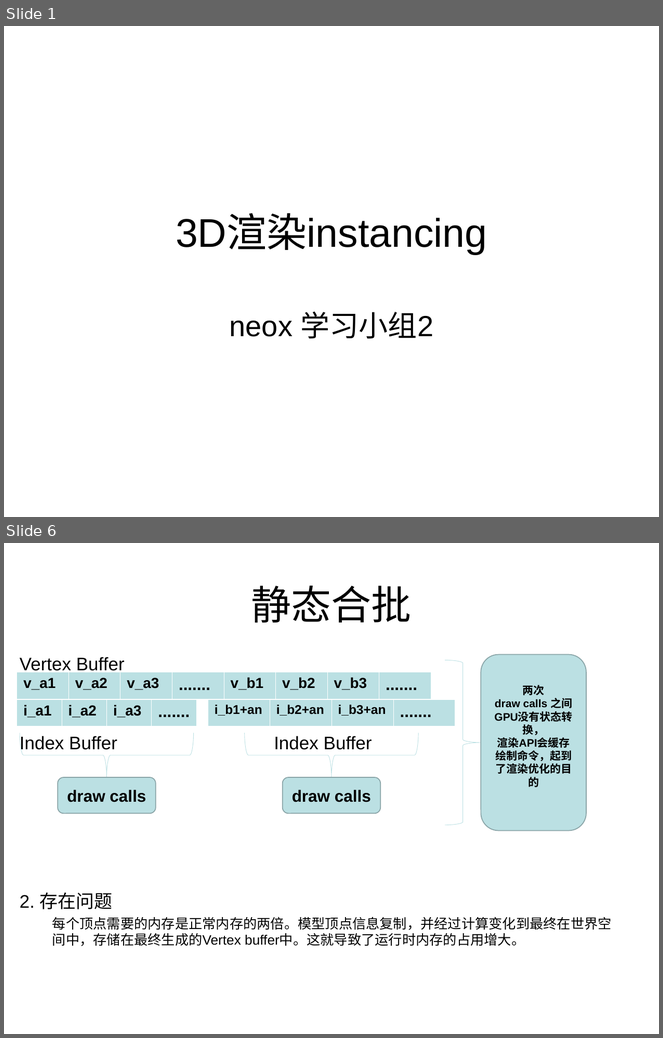
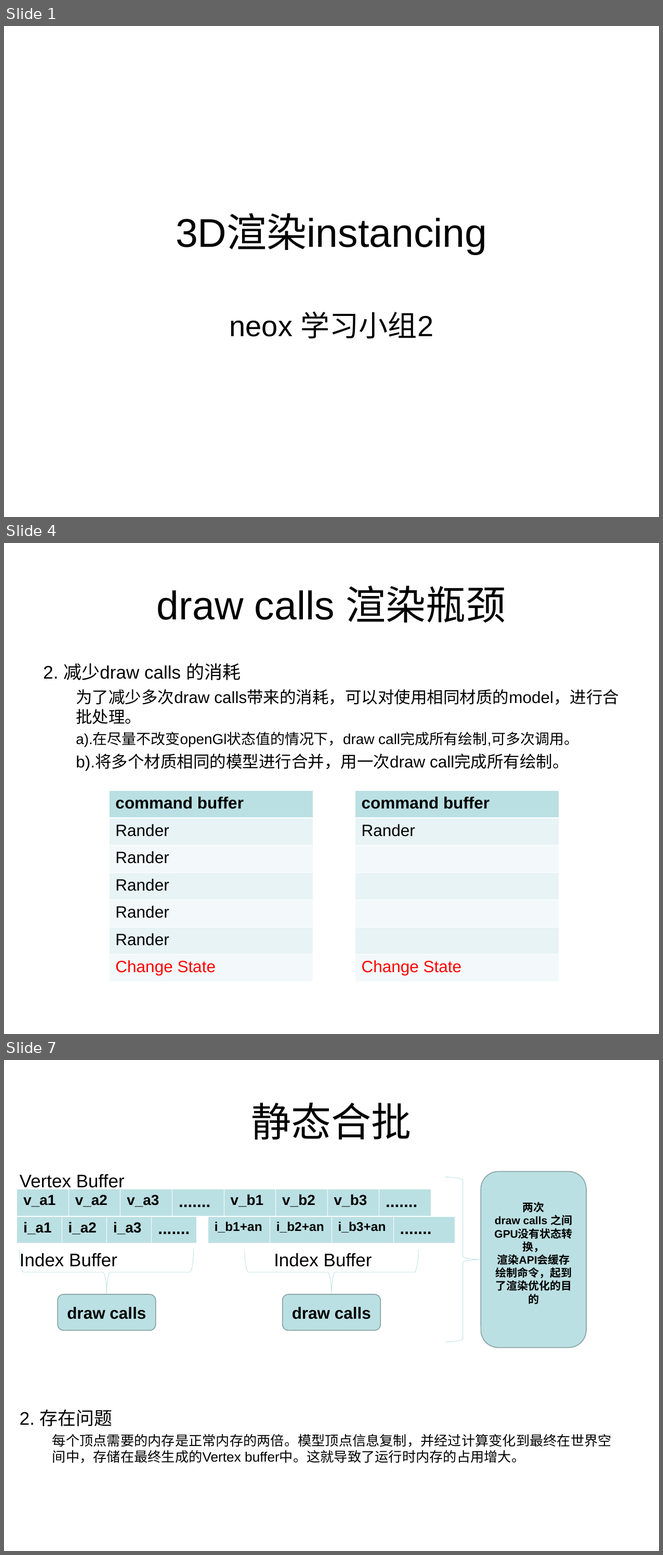
Before and after one commit to lhswei/learnopengl, a slide deck: sample/instancing/3D渲染instancing.ppt. Shown one above the other, each under a label of ours: slides 1 and 6 before the commit, slides 1, 4 and 7 after it; the slides between them are not shown. The pictures are 663x1038 and 663x1555 pixels, drawn with LibreOffice and Linux fonts; fonts in the diff are those of the drawing. Boxes give left, top, right and bottom in pixels: in the first picture for what was removed or moved away, otherwise in the second. Text is boxed around its words. In the diff, an @@ line names an element or a change of style, - is before the commit and + after.

```diff
--- a/sample/instancing/3D渲染instancing.ppt
+++ b/sample/instancing/3D渲染instancing.ppt
@@ slide 4 added at [4, 543, 659, 1034], background #FFFFFF @@
@@ title added at [157, 586, 506, 623], 44 pt, text #000000 @@
+draw calls 渲染瓶颈
@@ text added at [43, 663, 619, 771], 18 pt, text #000000 @@
+2. 减少draw calls 的消耗
+  为了减少多次draw calls带来的消耗，可以对使用相同材质的model，进行合批处理。
+  a).在尽量不改变openGl状态值的情况下，draw call完成所有绘制,可多次调用。
+  b).将多个材质相同的模型进行合并，用一次draw call完成所有绘制。
@@ table added at [109, 791, 312, 982], 7 rows, 1 columns @@
+command buffer
+Rander
+Rander
+Rander
+Rander
+Rander
+Change State
@@ table added at [355, 791, 559, 982], 7 rows, 1 columns @@
+command buffer
+Rander
+
+
+
+
+Change State
@@ what was slide 6 is now slide 7 @@
```
Also in this commit, not shown: 4 slides changed, 7 other slides added.
